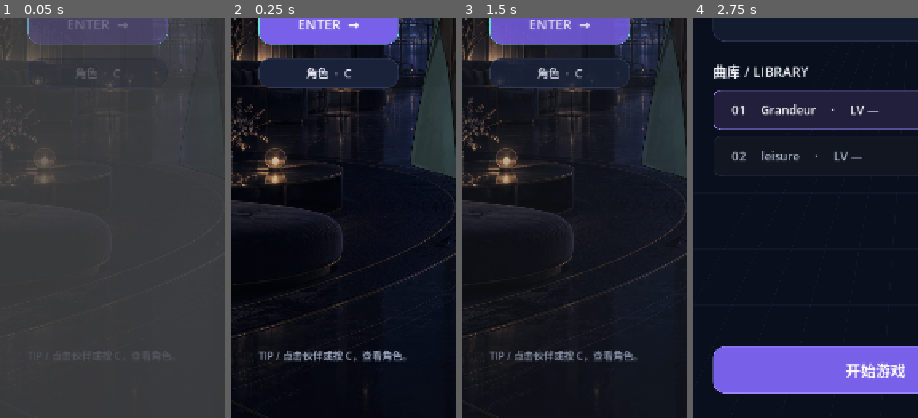
Above: before the commit, frames 1-4 (left to right).
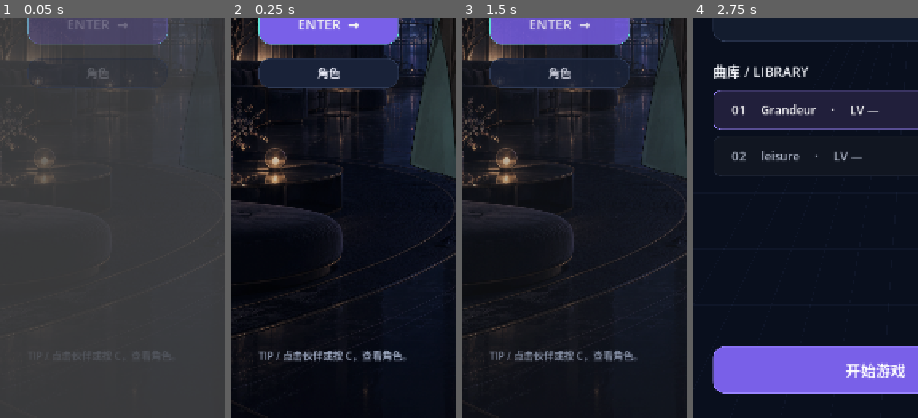
Above: after the commit, the same moments.

Repository: yznhyyg/1
Game: Godot game, scene res://main_menu.tscn
The game is run twice, just before and just after one commit, with the same random seed, the same clock (stepped at 60 frames per second) and the same inputs. This scene is started directly instead of the project's main scene. Sound files missing from this copy of the repository are replaced by a short silence.
Inputs:
- Up to frame 1 (0.05 s): no input
- Up to frame 2 (0.25 s): no input
- Up to frame 3 (1.5 s): click "角色 · C" (after the commit: "角色") at 0.5 s; click "← 返回" at 1.25 s
- Up to frame 4 (2.75 s): click "ENTER →" at 2 s
The pictures show only the part of the screen within x 0-50%, y 50-100%; the shares and areas given below are measured in that part.

The runs differ from the first frame. In frame 1, 0.1% of the frame differs, in the area x 34-54%, y 12-16%; in frame 2, 0.3%, in the area x 33-54%, y 12-16%; in frame 3, 0.3%; in frame 4, nothing differs.

Commit message:
保存本地角色和主页修改

Diff:
--- a/characters/catalog.json
+++ b/characters/catalog.json
@@ -1,15 +1,15 @@
 [
   {
-    "id": "wenxu",
-    "name": "闻序",
-    "title": "节奏的同行者",
-    "description": "沉稳而敏锐，习惯在喧闹中捕捉细微的节拍。比起说教，他更愿意陪你把一首歌练到满意。",
-    "quote": "不必追赶别人，找到你的节奏。",
-    "portrait": "res://assets/characters/wenxu.png",
-    "accent": "#66E7DA",
-    "unlock": {
-      "type": "login",
-      "description": "登录即可获得"
-    }
+	"id": "wenxu",
+	"name": "闻序",
+	"title": "节奏的同行者",
+	"description": "沉稳而敏锐，习惯在喧闹中捕捉细微的节拍。比起说教，他更愿意陪你把一首歌练到满意。",
+	"quote": "不必追赶别人，找到你的节奏。",
+	"portrait": "res://assets/characters/wenxu.png",
+	"accent": "#66E7DA",
+	"unlock": {
+	  "type": "login",
+	  "description": "登录即可获得"
+	}
   }
 ]
--- a/main_menu.gd
+++ b/main_menu.gd
@@ -89,7 +89,7 @@
 	start_button.grab_focus()
 	characters_button = Button.new()
 	characters_button.name = "CharactersButton"
-	characters_button.text = "角色  ·  C"
+	characters_button.text = "角色"
 	characters_button.position = Vector2(44, 704)
 	characters_button.size = Vector2(224, 48)
 	characters_button.add_theme_font_size_override("font_size", 18)
Not shown, changed: PARTNERS.md
